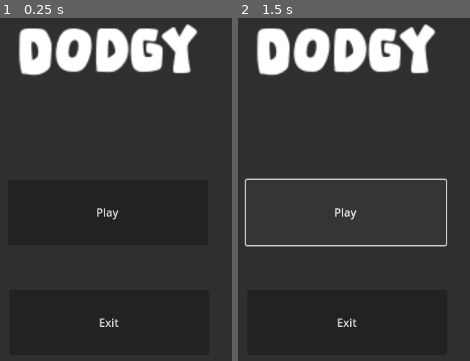
Above: before the commit, frames 1-2 (left to right).
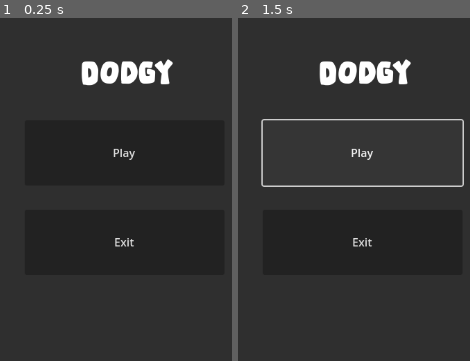
Above: after the commit, the same moments.

Repository: CDGames1/DodgyGame
Game: Godot game, scene res://scenes/main_menu.tscn
The game is run twice, just before and just after one commit, with the same random seed, the same clock (stepped at 60 frames per second) and the same inputs. The project has no main scene, so this scene is started directly.
Inputs:
- Up to frame 1 (0.25 s): no input
- Up to frame 2 (1.5 s): click "Play" at 0.5 s; click "Play" at 1.25 s

The runs differ from the first frame. In frame 1, 9.4% of the frame differs, in the area x 8-86%, y 1-91%; in frame 2, 12%, in the area x 2-98%, y 1-91%.

Commit message:
23.12.2025 - Player Movement, You Win and Lose Screen and Gathering Trialling Components ready for Trialling

Diff:
--- a/project.godot
+++ b/project.godot
@@ -14,6 +14,29 @@
 config/features=PackedStringArray("4.5", "GL Compatibility")
 config/icon="res://icon.svg"
 
+[input]
+
+move_up={
+"deadzone": 0.2,
+"events": [Object(InputEventKey,"resource_local_to_scene":false,"resource_name":"","device":-1,"window_id":0,"alt_pressed":false,"shift_pressed":false,"ctrl_pressed":false,"meta_pressed":false,"pressed":false,"keycode":0,"physical_keycode":87,"key_label":0,"unicode":119,"location":0,"echo":false,"script":null)
+]
+}
+move_down={
+"deadzone": 0.2,
+"events": [Object(InputEventKey,"resource_local_to_scene":false,"resource_name":"","device":-1,"window_id":0,"alt_pressed":false,"shift_pressed":false,"ctrl_pressed":false,"meta_pressed":false,"pressed":false,"keycode":0,"physical_keycode":83,"key_label":0,"unicode":115,"location":0,"echo":false,"script":null)
+]
+}
+move_left={
+"deadzone": 0.2,
+"events": [Object(InputEventKey,"resource_local_to_scene":false,"resource_name":"","device":-1,"window_id":0,"alt_pressed":false,"shift_pressed":false,"ctrl_pressed":false,"meta_pressed":false,"pressed":false,"keycode":0,"physical_keycode":65,"key_label":0,"unicode":97,"location":0,"echo":false,"script":null)
+]
+}
+move_right={
+"deadzone": 0.2,
+"events": [Object(InputEventKey,"resource_local_to_scene":false,"resource_name":"","device":-1,"window_id":0,"alt_pressed":false,"shift_pressed":false,"ctrl_pressed":false,"meta_pressed":false,"pressed":false,"keycode":0,"physical_keycode":68,"key_label":0,"unicode":100,"location":0,"echo":false,"script":null)
+]
+}
+
 [rendering]
 
 renderer/rendering_method="gl_compatibility"
--- a/scenes/Player.tscn
+++ b/scenes/Player.tscn
@@ -5,6 +5,38 @@
 [ext_resource type="Texture2D" uid="uid://tqbe5tvifec6" path="res://texture/Orange/texture_02.png" id="3_3li8b"]
 
 [sub_resource type="GDScript" id="GDScript_3li8b"]
+script/source = "extends CharacterBody3D
+
+var speed: float = 12.0
+var gravity: float = 9.8
+var jump_force: float = 10.0
+var rotation_speed: float = 9.0
+
+@onready var mesh = $VaratiationinShape/variation1 # placing mesh as variation 1 in the shape at the moment since we havent done trialling for the player design
+
+func _physics_process(delta):
+	var direction: Vector3 = Vector3.ZERO
+	if Input.is_action_pressed(\"move_right\"):
+		mesh.rotate_z(deg_to_rad(-rotation_speed)) # here is where the player will move on the Z Axis And by rotating by the speed of which the Variation is at the start of the script. It will transfer Degress into Radius is what we need since it is a Sphere
+	elif Input.is_action_pressed(\"move_left\"):
+		mesh.rotate_z(deg_to_rad(rotation_speed)) # Same as the move_right but the player will move left and rather than moving in + direction like the right is, instead left will go into the - values to signal the oppsosite direction
+	elif Input.is_action_pressed(\"move_up\"):
+		direction -= transform.basis.z
+		mesh.rotate_x(deg_to_rad(rotation_speed))
+	elif Input.is_action_pressed(\"move_down\"):
+		direction -= -transform.basis.z
+		mesh.rotate_x(deg_to_rad(-rotation_speed))
+
+	direction = direction.normalized()
+	velocity.x = direction.x * speed
+	velocity.z = direction.z * speed
+
+	if not is_on_floor():
+		velocity.y -= gravity * delta
+	else:
+		velocity.y = 0
+	move_and_slide()
+"
 
 [sub_resource type="SphereShape3D" id="1"]
 
--- /dev/null
+++ b/scenes/You Lose.tscn
@@ -0,0 +1,90 @@
+[gd_scene load_steps=4 format=3 uid="uid://bm066k3gyk5bj"]
+
+[ext_resource type="FontFile" uid="uid://bquims7krgppj" path="res://assets/Kids Avenue.ttf" id="1_mhwrg"]
+[ext_resource type="FontFile" uid="uid://c6vqnm4x4vhin" path="res://assets/Kids Avenue.otf" id="2_2kr1n"]
+[ext_resource type="FontFile" uid="uid://dqvpbvxs6mxxv" path="res://assets/Lost Tumbler.ttf" id="3_cghgc"]
+
+[node name="YouLose" type="Control"]
+layout_mode = 3
+anchors_preset = 15
+anchor_right = 1.0
+anchor_bottom = 1.0
+grow_horizontal = 2
+grow_vertical = 2
+
+[node name="ColorRect" type="ColorRect" parent="."]
+layout_mode = 0
+offset_right = 1220.0
+offset_bottom = 781.0
+color = Color(0.8666667, 0, 0.24705882, 1)
+
+[node name="Variation1" type="Control" parent="."]
+anchors_preset = 0
+offset_right = 40.0
+offset_bottom = 40.0
+
+[node name="Label" type="Label" parent="Variation1"]
+layout_mode = 0
+offset_left = 473.99997
+offset_top = 146.0
+offset_right = 1620.0
+offset_bottom = 434.0
+scale = Vector2(0.285, 0.285)
+theme_override_fonts/font = ExtResource("1_mhwrg")
+theme_override_font_sizes/font_size = 226
+text = "You Lose"
+
+[node name="Retry" type="Button" parent="Variation1"]
+layout_mode = 0
+offset_left = 438.0
+offset_top = 284.0
+offset_right = 698.0
+offset_bottom = 385.0
+theme_override_fonts/font = ExtResource("2_2kr1n")
+theme_override_font_sizes/font_size = 31
+text = "Retry"
+
+[node name="MainMenu" type="Button" parent="Variation1"]
+layout_mode = 0
+offset_left = 441.0
+offset_top = 423.0
+offset_right = 701.0
+offset_bottom = 524.0
+theme_override_fonts/font = ExtResource("1_mhwrg")
+theme_override_font_sizes/font_size = 31
+text = "Main Menu"
+
+[node name="Variation2" type="Control" parent="."]
+visible = false
+anchors_preset = 0
+offset_right = 40.0
+offset_bottom = 40.0
+
+[node name="Label" type="Label" parent="Variation2"]
+layout_mode = 0
+offset_left = 401.0
+offset_top = 180.99998
+offset_right = 1547.0
+offset_bottom = 469.0
+scale = Vector2(0.285, 0.285)
+theme_override_fonts/font = ExtResource("3_cghgc")
+theme_override_font_sizes/font_size = 226
+text = "You Lose"
+
+[node name="Retry" type="Button" parent="Variation2"]
+layout_mode = 0
+offset_left = 156.0
+offset_top = 376.0
+offset_right = 416.0
+offset_bottom = 477.0
+theme_override_fonts/font = ExtResource("3_cghgc")
+text = "Retry"
+
+[node name="MainMenu" type="Button" parent="Variation2"]
+layout_mode = 0
+offset_left = 709.0
+offset_top = 373.0
+offset_right = 969.0
+offset_bottom = 474.0
+theme_override_fonts/font = ExtResource("3_cghgc")
+text = "Main Menu"
--- /dev/null
+++ b/scenes/You Win.tscn
@@ -0,0 +1,92 @@
+[gd_scene load_steps=4 format=3 uid="uid://d3ccijhjfexxj"]
+
+[ext_resource type="FontFile" uid="uid://bquims7krgppj" path="res://assets/Kids Avenue.ttf" id="1_x7eay"]
+[ext_resource type="FontFile" uid="uid://c6vqnm4x4vhin" path="res://assets/Kids Avenue.otf" id="2_p2rnu"]
+[ext_resource type="FontFile" uid="uid://dqvpbvxs6mxxv" path="res://assets/Lost Tumbler.ttf" id="3_o0ypw"]
+
+[node name="YouWin" type="Control"]
+layout_mode = 3
+anchors_preset = 15
+anchor_right = 1.0
+anchor_bottom = 1.0
+grow_horizontal = 2
+grow_vertical = 2
+
+[node name="ColorRect" type="ColorRect" parent="."]
+layout_mode = 0
+offset_right = 1220.0
+offset_bottom = 781.0
+color = Color(0.2140894, 0.6722368, 0.5614038, 1)
+
+[node name="Variation1" type="Control" parent="."]
+visible = false
+anchors_preset = 0
+offset_right = 40.0
+offset_bottom = 40.0
+
+[node name="Label" type="Label" parent="Variation1"]
+layout_mode = 0
+offset_left = 479.0
+offset_top = 161.99998
+offset_right = 1625.0
+offset_bottom = 450.0
+scale = Vector2(0.285, 0.285)
+theme_override_fonts/font = ExtResource("1_x7eay")
+theme_override_font_sizes/font_size = 226
+text = "You Win"
+
+[node name="PlayAgain" type="Button" parent="Variation1"]
+layout_mode = 0
+offset_left = 451.0
+offset_top = 299.0
+offset_right = 711.0
+offset_bottom = 400.0
+theme_override_fonts/font = ExtResource("2_p2rnu")
+theme_override_font_sizes/font_size = 31
+text = "Play Again"
+
+[node name="MainMenu" type="Button" parent="Variation1"]
+layout_mode = 0
+offset_left = 455.0
+offset_top = 441.0
+offset_right = 715.0
+offset_bottom = 542.0
+theme_override_fonts/font = ExtResource("1_x7eay")
+theme_override_font_sizes/font_size = 31
+text = "Main Menu"
+
+[node name="Variation2" type="Control" parent="."]
+anchors_preset = 0
+offset_right = 40.0
+offset_bottom = 40.0
+
+[node name="Label" type="Label" parent="Variation2"]
+layout_mode = 0
+offset_left = 437.0
+offset_top = 223.99998
+offset_right = 1583.0
+offset_bottom = 512.0
+scale = Vector2(0.285, 0.285)
+theme_override_fonts/font = ExtResource("3_o0ypw")
+theme_override_font_sizes/font_size = 226
+text = "You Win"
+
+[node name="PlayAgain" type="Button" parent="Variation2"]
+layout_mode = 0
+offset_left = 218.0
+offset_top = 404.0
+offset_right = 478.0
+offset_bottom = 505.0
+theme_override_fonts/font = ExtResource("3_o0ypw")
+theme_override_font_sizes/font_size = 26
+text = "Play Again"
+
+[node name="MainMenu" type="Button" parent="Variation2"]
+layout_mode = 0
+offset_left = 657.0
+offset_top = 402.0
+offset_right = 917.0
+offset_bottom = 503.0
+theme_override_fonts/font = ExtResource("3_o0ypw")
+theme_override_font_sizes/font_size = 31
+text = "Main Menu"
--- a/scenes/game.tscn
+++ b/scenes/game.tscn
@@ -1,6 +1,6 @@
-[gd_scene load_steps=5 format=3 uid="uid://dwogwhnf3rkyi"]
+[gd_scene load_steps=6 format=3 uid="uid://dwogwhnf3rkyi"]
 
-[sub_resource type="SphereMesh" id="SphereMesh_8cj0n"]
+[ext_resource type="PackedScene" uid="uid://cql14krt0ev2i" path="res://scenes/Player.tscn" id="1_uwrxv"]
 
 [sub_resource type="StandardMaterial3D" id="StandardMaterial3D_uwrxv"]
 albedo_color = Color(0.7151145, 0.713176, 0, 1)
@@ -8,18 +8,22 @@
 [sub_resource type="BoxMesh" id="BoxMesh_yqjtg"]
 material = SubResource("StandardMaterial3D_uwrxv")
 
+[sub_resource type="ConcavePolygonShape3D" id="ConcavePolygonShape3D_uwrxv"]
+data = PackedVector3Array(-0.5, 0.5, 0.5, 0.5, 0.5, 0.5, -0.5, -0.5, 0.5, 0.5, 0.5, 0.5, 0.5, -0.5, 0.5, -0.5, -0.5, 0.5, 0.5, 0.5, -0.5, -0.5, 0.5, -0.5, 0.5, -0.5, -0.5, -0.5, 0.5, -0.5, -0.5, -0.5, -0.5, 0.5, -0.5, -0.5, 0.5, 0.5, 0.5, 0.5, 0.5, -0.5, 0.5, -0.5, 0.5, 0.5, 0.5, -0.5, 0.5, -0.5, -0.5, 0.5, -0.5, 0.5, -0.5, 0.5, -0.5, -0.5, 0.5, 0.5, -0.5, -0.5, -0.5, -0.5, 0.5, 0.5, -0.5, -0.5, 0.5, -0.5, -0.5, -0.5, 0.5, 0.5, 0.5, -0.5, 0.5, 0.5, 0.5, 0.5, -0.5, -0.5, 0.5, 0.5, -0.5, 0.5, -0.5, 0.5, 0.5, -0.5, -0.5, -0.5, 0.5, 0.5, -0.5, 0.5, -0.5, -0.5, -0.5, 0.5, -0.5, 0.5, 0.5, -0.5, -0.5, -0.5, -0.5, -0.5)
+
 [sub_resource type="StandardMaterial3D" id="StandardMaterial3D_lnu2h"]
 albedo_color = Color(0.4261402, 0.68002844, 0.90047437, 1)
 
 [node name="game" type="Node3D"]
 
-[node name="MeshInstance3D2" type="MeshInstance3D" parent="."]
-transform = Transform3D(-1, 0, 1.509958e-07, 0, 1, 0, -1.509958e-07, 0, -1, 0, 0.4734305, 0)
-mesh = SubResource("SphereMesh_8cj0n")
-
 [node name="v1" type="MeshInstance3D" parent="."]
 transform = Transform3D(22.464, 0, -1.7344679e-06, 0, -0.005, 0, 1.9638653e-06, 0, 19.84, 0, 0, 0)
 mesh = SubResource("BoxMesh_yqjtg")
+
+[node name="StaticBody3D" type="StaticBody3D" parent="v1"]
+
+[node name="CollisionShape3D" type="CollisionShape3D" parent="v1/StaticBody3D"]
+shape = SubResource("ConcavePolygonShape3D_uwrxv")
 
 [node name="v2" type="CSGBox3D" parent="."]
 transform = Transform3D(22.464, 0, -1.7344679e-06, 0, -0.005, 0, 1.9638653e-06, 0, 19.84, 0, 0, -25.145546)
@@ -44,3 +48,9 @@
 transform = Transform3D(0.5407522, 0, 0.8411784, 0, 1, 0, -0.8411792, 0, 0.54075277, 0.4778466, 129.80188, -0.5242653)
 operation = 2
 size = Vector3(0.05517578, 290.4878, 0.115112305)
+
+[node name="Player" parent="." instance=ExtResource("1_uwrxv")]
+transform = Transform3D(1, 0, 0, 0, 1, 0, 0, 0, 1, 0, -0.01636839, 0)
+
+[node name="Camera3D" type="Camera3D" parent="."]
+transform = Transform3D(-0.07530942, 0, 0.99716026, 0, 1, 0, -0.99716026, 0, -0.075309426, 5.3320265, 3.3146996, 0)
--- a/scenes/main_menu.tscn
+++ b/scenes/main_menu.tscn
@@ -11,7 +11,6 @@
 grow_vertical = 2
 
 [node name="Variation1" type="Control" parent="."]
-visible = false
 anchors_preset = 0
 offset_right = 40.0
 offset_bottom = 40.0
@@ -87,6 +86,7 @@
 text = "Exit"
 
 [node name="Variation3" type="Control" parent="."]
+visible = false
 anchors_preset = 0
 offset_right = 40.0
 offset_bottom = 40.0
